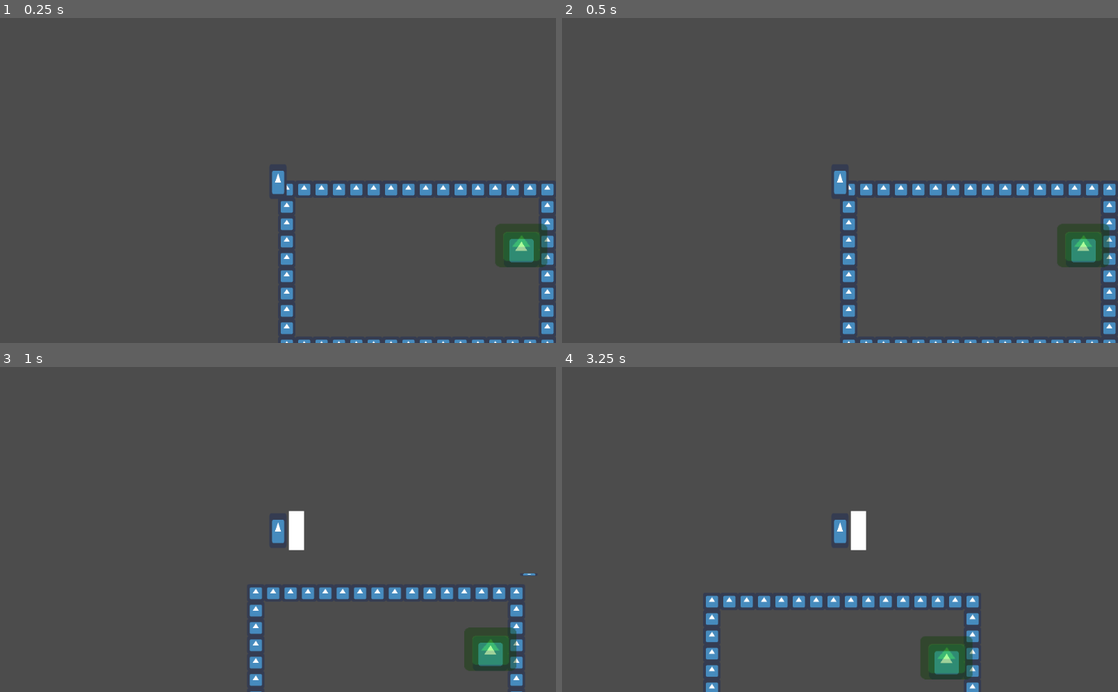
Above: before the commit, frames 1-4 (two rows, left to right).
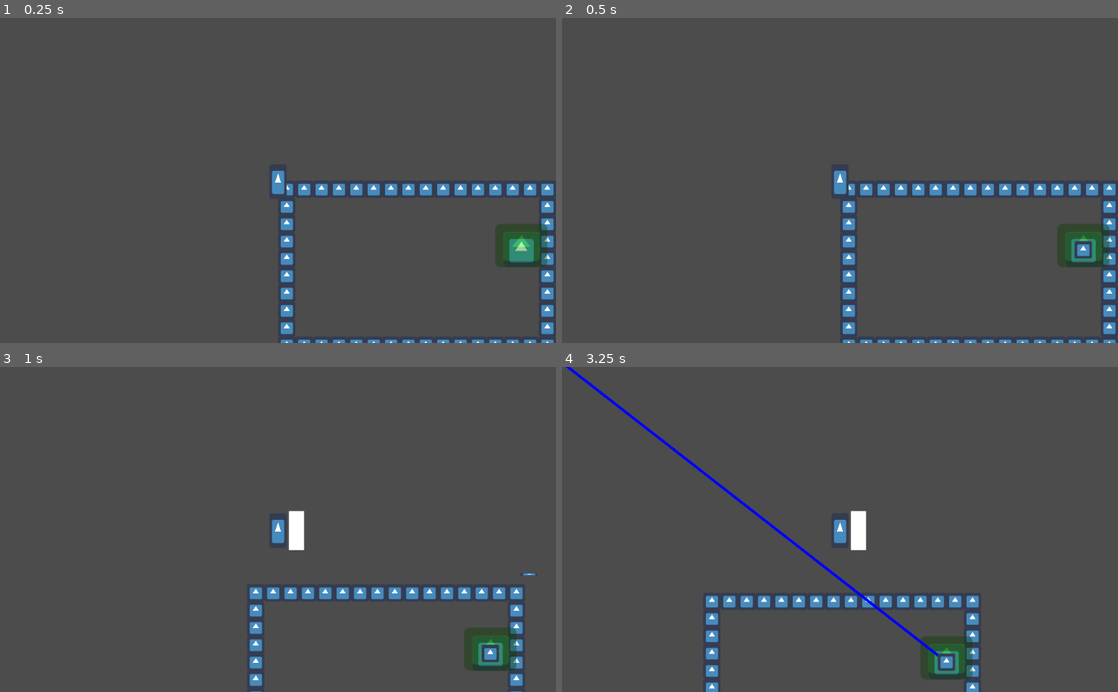
Above: after the commit, the same moments.

Repository: JacobMundy/06-Final-Project
Game: Godot game, scene res://TestingTileSet.tscn
Same seed, same stepped clock (60 frames per second), same inputs: the game is played once before the commit and once after it. This scene is started directly instead of the project's main scene. The engine's default icon, where the game draws it, is replaced by a stand-in: a white triangle on a blue panel in a dark square.
Inputs:
- Up to frame 1 (0.25 s): no input
- Up to frame 2 (0.5 s): no input
- Up to frame 3 (1 s): hold D (Right) from 0.53 s (still down); tap J (Attack) at 0.6 s; tap W (Jump) at 0.77 s; tap K (Shoot) at 0.8 s
- Up to frame 4 (3.25 s): tap K (Shoot) at 1.35, 2.3, 2.85 s; tap W (Jump) at 1.52, 3.02 s; tap J (Attack) at 1.55, 2.1, 3.05 s; tap Enter at 2 s; release D (Right) at 2.03 s; hold A (Left) 2.03-2.78 s; tap Space at 2.75 s; hold D (Right) from 2.78 s (still down)

Frame 1 is identical in both runs. In frame 2, 0.2% of the frame differs, in the area x 92-96%, y 68-74%; in frame 3, 0.2%; in frame 4, 1.0%, in the area x 0-71%, y 0-94%.
Error after the commit: Attempt to call function 'get_simple_path' in base 'null instance' on a null instance. (res://Dragon/Fireball.gd:27)

Commit message:
Inconsisent fireball and laser

Diff:
--- a/Game/Dragon/Dragon.gd
+++ b/Game/Dragon/Dragon.gd
@@ -6,18 +6,31 @@
 
 var health = 3
 
+var weapon_start = false
 func _ready():
 	randomize()
 	rand_pos()
 
 func _physics_process(_delta):
-	var rand = randi()%60
-	if rand == 1:
-		fireball(3)
+	var rand = randi()%30
+	if rand == 1 and weapon_start == false:
+		weapon_start = true
+		fireball()
 
-func fireball(d):
-	for n in d:
-		Global.summon_fireball()
+	if rand == 2 and weapon_start == false:
+		weapon_start = true
+		laser()
+
+func laser():
+	$Laser.start()
+
+func fireball():
+	Global.summon_fireball()
+	Global.summon_fireball()
+	Global.summon_fireball()
+	$WeaponTimer.start()
+
+
 func rand_pos():
 	var rand = randi()%5
 	position = start_pos[rand]
@@ -45,3 +58,12 @@
 	$Shield.modulate.a = $Shield.modulate.a*8
 	if health == 0:
 		queue_free()
+
+
+
+
+func _on_ShootingTimer_timeout():
+	$WeaponTimer.start()
+
+func _on_WeaponTimer_timeout():
+	weapon_start = false
--- a/Game/Dragon/Dragon.tscn
+++ b/Game/Dragon/Dragon.tscn
@@ -1,7 +1,9 @@
-[gd_scene load_steps=3 format=2]
+[gd_scene load_steps=5 format=2]
 
 [ext_resource path="res://Dragon/Dragon.gd" type="Script" id=1]
 [ext_resource path="res://icon.png" type="Texture" id=2]
+[ext_resource path="res://Dragon/Line2D.gd" type="Script" id=3]
+[ext_resource path="res://Dragon/RayCast2D.gd" type="Script" id=4]
 
 [node name="Dragon" type="KinematicBody2D"]
 script = ExtResource( 1 )
@@ -27,3 +29,29 @@
 position = Vector2( 0, -16 )
 scale = Vector2( 3, 2.5 )
 polygon = PoolVector2Array( 32, -32, 32, 32, -32, 32, -32, -32, 31, -32 )
+
+[node name="Laser" type="Line2D" parent="."]
+visible = false
+default_color = Color( 0.4, 1, 1, 1 )
+script = ExtResource( 3 )
+
+[node name="LaserTimer" type="Timer" parent="Laser"]
+one_shot = true
+
+[node name="ShootingTimer" type="Timer" parent="Laser"]
+one_shot = true
+
+[node name="RayCast2D" type="RayCast2D" parent="Laser"]
+scale = Vector2( 3, 1 )
+enabled = true
+collision_mask = 512
+collide_with_areas = true
+script = ExtResource( 4 )
+
+[node name="WeaponTimer" type="Timer" parent="."]
+one_shot = true
+
+[connection signal="timeout" from="Laser/LaserTimer" to="Laser" method="_on_LaserTimer_timeout"]
+[connection signal="timeout" from="Laser/ShootingTimer" to="." method="_on_ShootingTimer_timeout"]
+[connection signal="timeout" from="Laser/ShootingTimer" to="Laser" method="_on_ShootingTimer_timeout"]
+[connection signal="timeout" from="WeaponTimer" to="." method="_on_WeaponTimer_timeout"]
--- a/Game/Dragon/Fireball.gd
+++ b/Game/Dragon/Fireball.gd
@@ -13,7 +13,7 @@
 const margin = 1.5
 
 func _ready():
-	pass
+	speed = speed * randf()
 
 func _physics_process(_delta):
 	var velocity = Vector2.ZERO
--- /dev/null
+++ b/Game/Dragon/Line2D.gd
@@ -0,0 +1,33 @@
+extends Line2D
+var ready = true
+var target
+var checking = false
+func _ready():
+	pass
+
+func _physics_process(_delta):
+	if checking == true:
+		if $RayCast2D.check() == true:
+			var player = get_node_or_null("/root/Game/Player_Container/Player")
+			player.die()
+
+func start():
+	if ready == true:
+		modulate = Color(0,255,1)
+		var player = get_node_or_null("/root/Game/Player_Container/Player/Sprite")
+		target = player.global_position-global_position
+		set_points([Vector2(0,0),target,100*target])
+		visible = true
+		ready = false
+		$LaserTimer.start()
+
+func _on_LaserTimer_timeout():
+	$RayCast2D.cast_to = target * 100
+	checking = true
+	modulate = Color(0,0,255,1)
+	$ShootingTimer.start()
+
+func _on_ShootingTimer_timeout():
+	visible = false
+	ready = true
+	checking = false
--- /dev/null
+++ b/Game/Dragon/RayCast2D.gd
@@ -0,0 +1,20 @@
+extends RayCast2D
+
+
+# Declare member variables here. Examples:
+# var a = 2
+# var b = "text"
+
+
+# Called when the node enters the scene tree for the first time.
+func _ready():
+	pass # Replace with function body.
+
+func check():
+	var collider = get_collider()
+
+	if collider != null:
+		print(collider.name)
+		return collider.name == "Player"
+	else:
+		return false
--- a/Game/Player/Player.tscn
+++ b/Game/Player/Player.tscn
@@ -5,13 +5,23 @@
 [ext_resource path="res://Player/Pause_Menu.gd" type="Script" id=3]
 
 [node name="Player" type="KinematicBody2D"]
-collision_layer = 2
+collision_layer = 514
+collision_mask = 513
 script = ExtResource( 1 )
 
 [node name="Sprite" type="Sprite" parent="."]
 position = Vector2( 0, 4 )
 scale = Vector2( 1, 2 )
 texture = ExtResource( 2 )
+
+[node name="Player" type="Area2D" parent="."]
+collision_layer = 512
+collision_mask = 512
+
+[node name="CollisionPolygon2D2" type="CollisionPolygon2D" parent="Player"]
+position = Vector2( 8, 4.76837e-07 )
+scale = Vector2( 1.11111, 2.01562 )
+polygon = PoolVector2Array( -28.8, 27.783, -28.8, -27.783, 14.4, -27.783, 14.4, 27.783 )
 
 [node name="CollisionPolygon2D" type="CollisionPolygon2D" parent="."]
 position = Vector2( 8, 4.76837e-07 )
--- a/Game/TestingTileSet.tscn
+++ b/Game/TestingTileSet.tscn
@@ -1,9 +1,10 @@
-[gd_scene load_steps=7 format=2]
+[gd_scene load_steps=8 format=2]
 
 [ext_resource path="res://Dragon/Dragon.tscn" type="PackedScene" id=1]
 [ext_resource path="res://icon.png" type="Texture" id=2]
 [ext_resource path="res://Player/Player.tscn" type="PackedScene" id=3]
 [ext_resource path="res://Arrow_Container.gd" type="Script" id=4]
+[ext_resource path="res://Dragon/Fireball_Container.gd" type="Script" id=5]
 
 [sub_resource type="ConvexPolygonShape2D" id=1]
 points = PoolVector2Array( 64, 64, 0, 64, 0, 0, 64, 0 )
@@ -49,3 +50,4 @@
 script = ExtResource( 4 )
 
 [node name="Fireball_Container" type="Node2D" parent="."]
+script = ExtResource( 5 )
